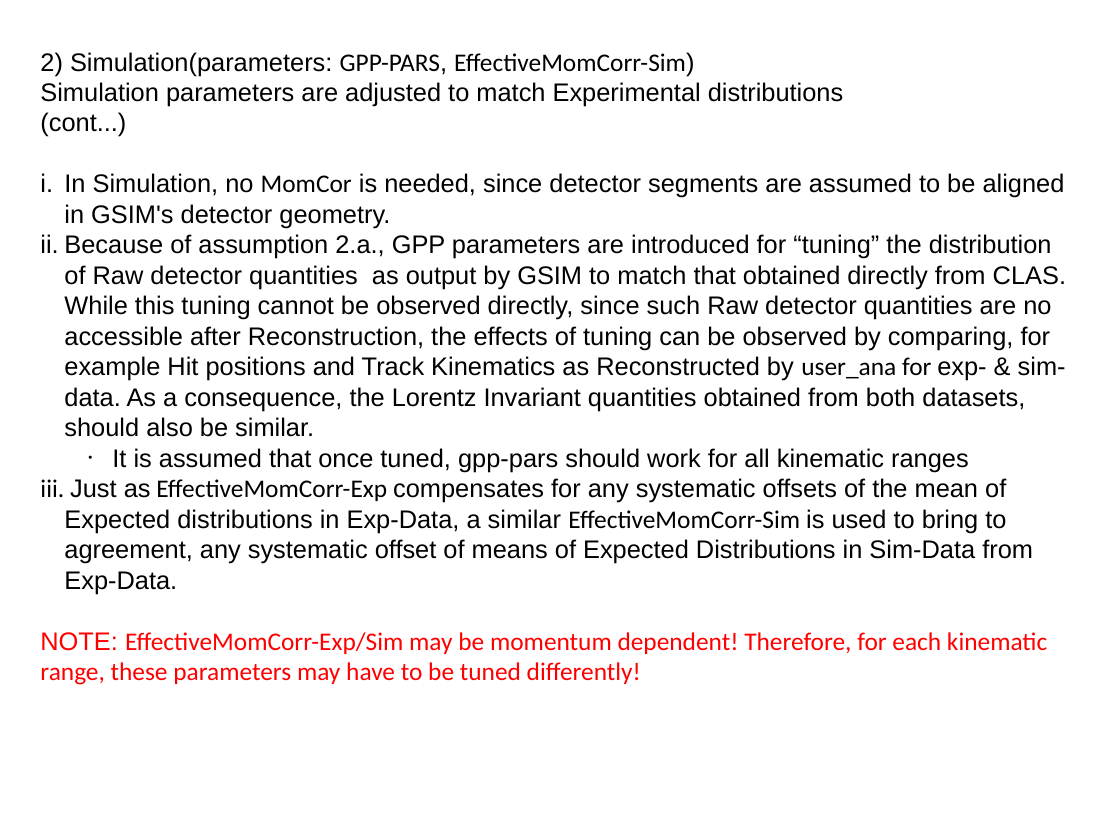
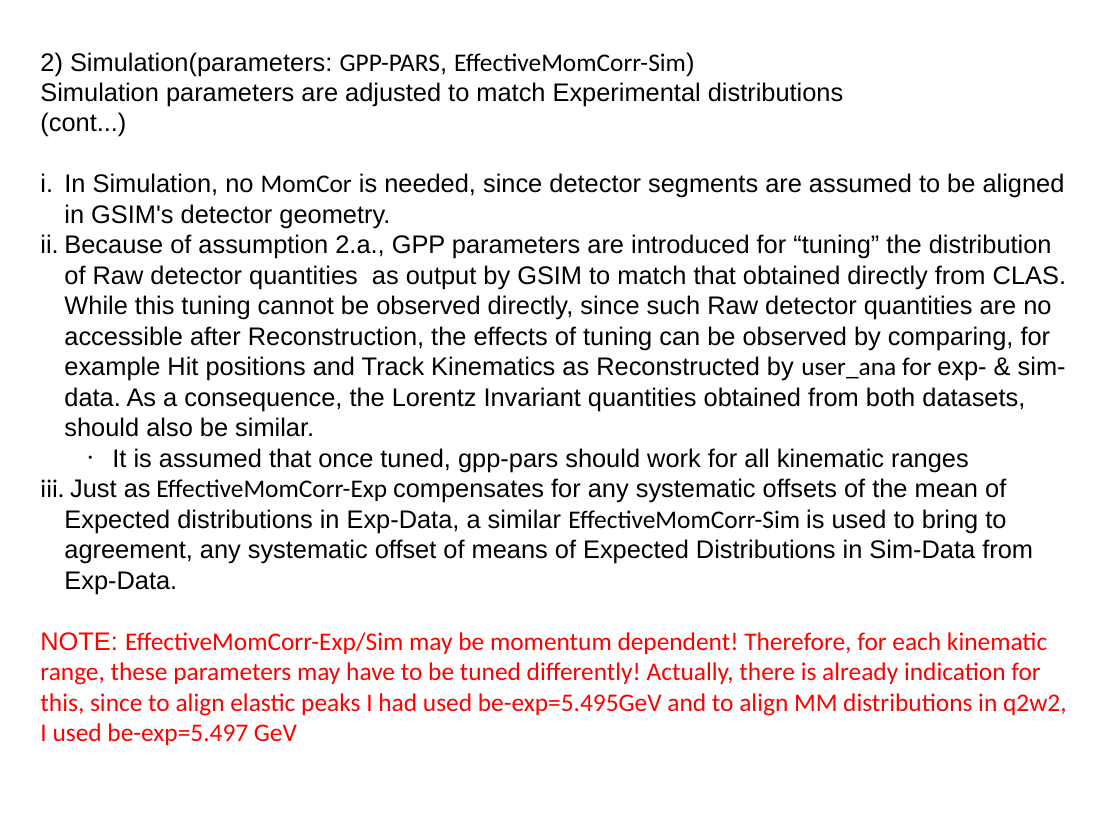
Before and after one commit to arjun-trivedi/ana2pi, a slide deck: slide 4 of sub_studies/setup_sim_CentOS6/notes.odp. Drawn at 1120x840 pixels with LibreOffice and Linux fonts; fonts in the diff are those of the drawing. Boxes give left, top, right and bottom in pixels: in the first picture for what was removed or moved away, otherwise in the second. Text is boxed around its words. In the diff, an @@ line names an element or a change of style, - is before the commit and + after.

```diff
--- a/sub_studies/setup_sim_CentOS6/notes.odp
+++ b/sub_studies/setup_sim_CentOS6/notes.odp
@@ text at (40, 632, 1066, 745): text changed @@
-NOTE: EffectiveMomCorr-Exp/Sim may be momentum dependent! Therefore, for each kinematic range, these parameters may have to be tuned differently!
+NOTE: EffectiveMomCorr-Exp/Sim may be momentum dependent! Therefore, for each kinematic range, these parameters may have to be tuned differently! Actually, there is already indication for this, since to align elastic peaks I had used be-exp=5.495GeV and to align MM distributions in q2w2, I used be-exp=5.497 GeV
```
Also in this commit, not shown: 3 other files.
